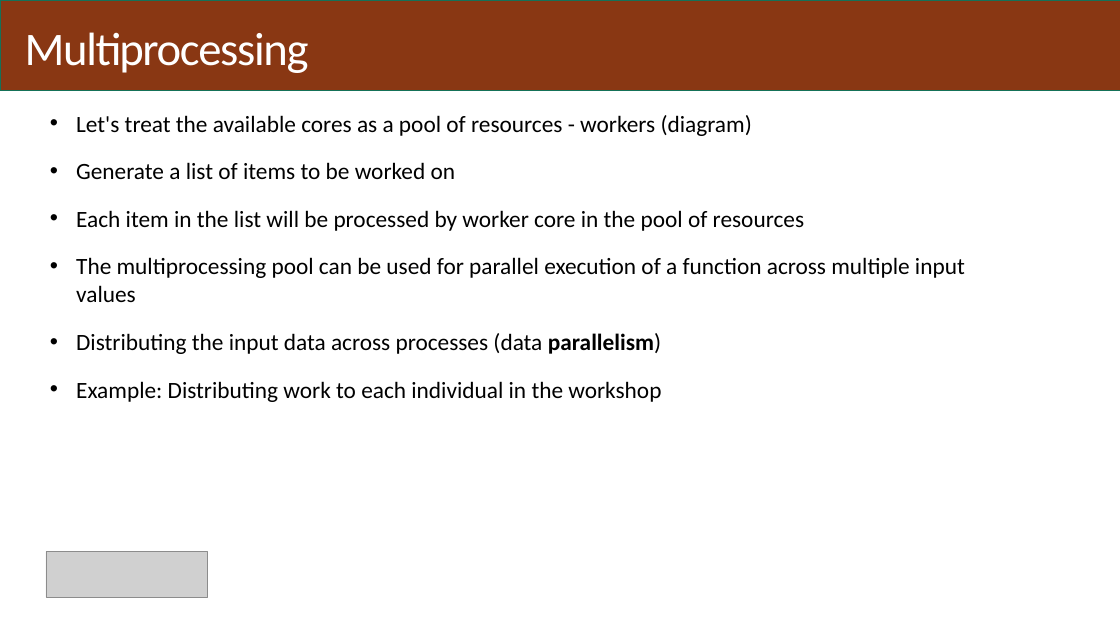
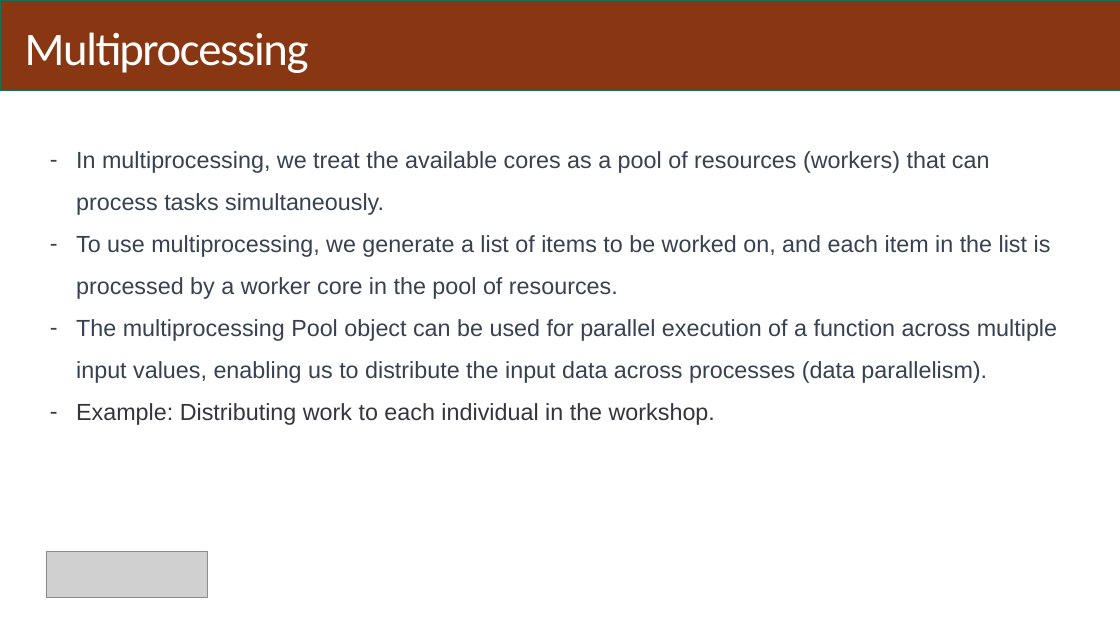
Before and after one commit to BangorUniversity/Research-Computing-Community, a slide deck: slide 22 of workshops/parallel_processing.pptx (slide 21 before the commit). Drawn at 1120x630 pixels with LibreOffice and Linux fonts; fonts in the diff are those of the drawing; grey boxes stand for pictures. Boxes give left, top, right and bottom in pixels: in the first picture for what was removed or moved away, otherwise in the second. Text is boxed around its words. In the diff, an @@ line names an element or a change of style, - is before the commit and + after.

```diff
--- a/workshops/parallel_processing.pptx
+++ b/workshops/parallel_processing.pptx
@@ text at [76,151,1057,425]: text changed; font Calibri to Arial; text colour #000000 to #374151 @@
-• Let's treat the available cores as a pool of resources - workers (diagram)
-• Generate a list of items to be worked on
-• Each item in the list will be processed by worker core in the pool of resources
-• The multiprocessing pool can be used for parallel execution of a function across multiple input values
-• Distributing the input data across processes (data parallelism)
-• Example: Distributing work to each individual in the workshop
+– In multiprocessing, we treat the available cores as a pool of resources (workers) that can process tasks simultaneously.
+– To use multiprocessing, we generate a list of items to be worked on, and each item in the list is processed by a worker core in the pool of resources.
+– The multiprocessing Pool object can be used for parallel execution of a function across multiple input values, enabling us to distribute the input data across processes (data parallelism).
+– Example: Distributing work to each individual in the workshop.
```
Also in this commit, not shown: 31 other slides changed, 5 slides added, 4 slides removed.
